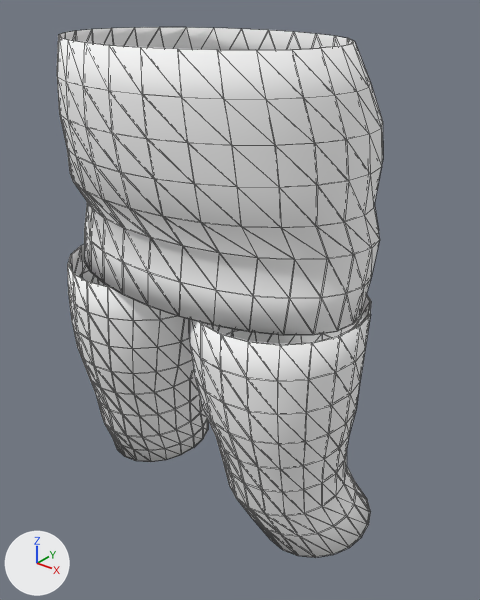
What one commit did to the glTF model apps/web/public/models/templates/male/bottom_shorts.glb.
One viewpoint serves both versions: a camera (50 mm lens) standing at (0.471, -0.566, 1.113) and looking at (0.038, -0.025, 0.777). Every picture has the same lights, and +X, +Y and +Z are marked at lower left. The first picture is the older version. Mesh edges are drawn as thin lines.

Names of what the first picture shows: 'bottom_shorts_male'.
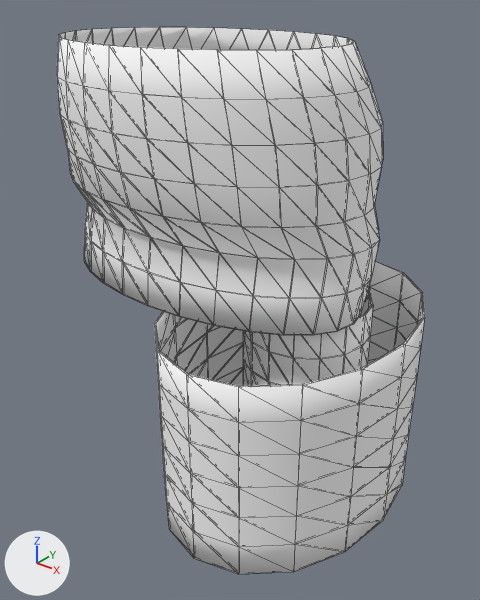
Pixel boxes [x1, y1, x2, y2] of what changed, in the pictures (480 x 600 px):
'bottom_shorts_male', reshaped (13% wider): before [57, 27, 383, 558]; after [57, 27, 425, 574]
part 1 of me_bottom_shorts_male, rebuilt (48% wider, 18% taller): before [188, 294, 371, 558]; after [154, 261, 425, 574]
part 2 of me_bottom_shorts_male, added: after [243, 291, 373, 386]
part 3 of me_bottom_shorts_male, deleted: before [67, 245, 208, 462]

The change, as a list of edits to the scene's bpy script:
```text
Change me_bottom_shorts_male:
    used by ob_bottom_shorts_male; location = (0.0, 0.0, 0.0)
    remove me_bottom_shorts_male.from_pydata(...)  # 1168 vertices, 2336 faces; spans x -0.205..0.205, y -0.163..0.121, z 0.49..1.06
    add me_bottom_shorts_male.from_pydata(...)  # 896 vertices, 1792 faces; spans x -0.192..0.25, y -0.207..0.128, z 0.58..1.06
    me_bottom_shorts_male part 1: the loose piece of 360 vertices spanning x 0.002..0.205, y -0.136..0.085, z 0.49..0.8 is rebuilt with 224 vertices and now spans x -0.002..0.25, y -0.207..0.128, z 0.58..0.8
    me_bottom_shorts_male part 2: a new loose piece of 224 vertices spanning x 0.049..0.191, y -0.08..0.06, z 0.58..0.8, in mat_bottom_shorts_male_mat
    me_bottom_shorts_male part 3: the loose piece of 360 vertices spanning x -0.205..-0.002, y -0.136..0.085, z 0.49..0.8 is deleted
```
